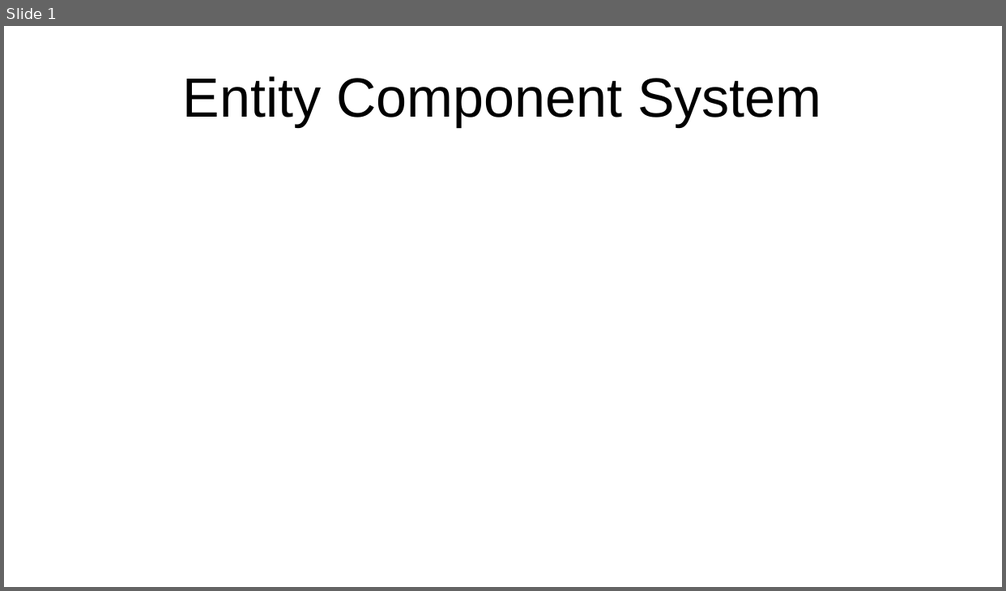
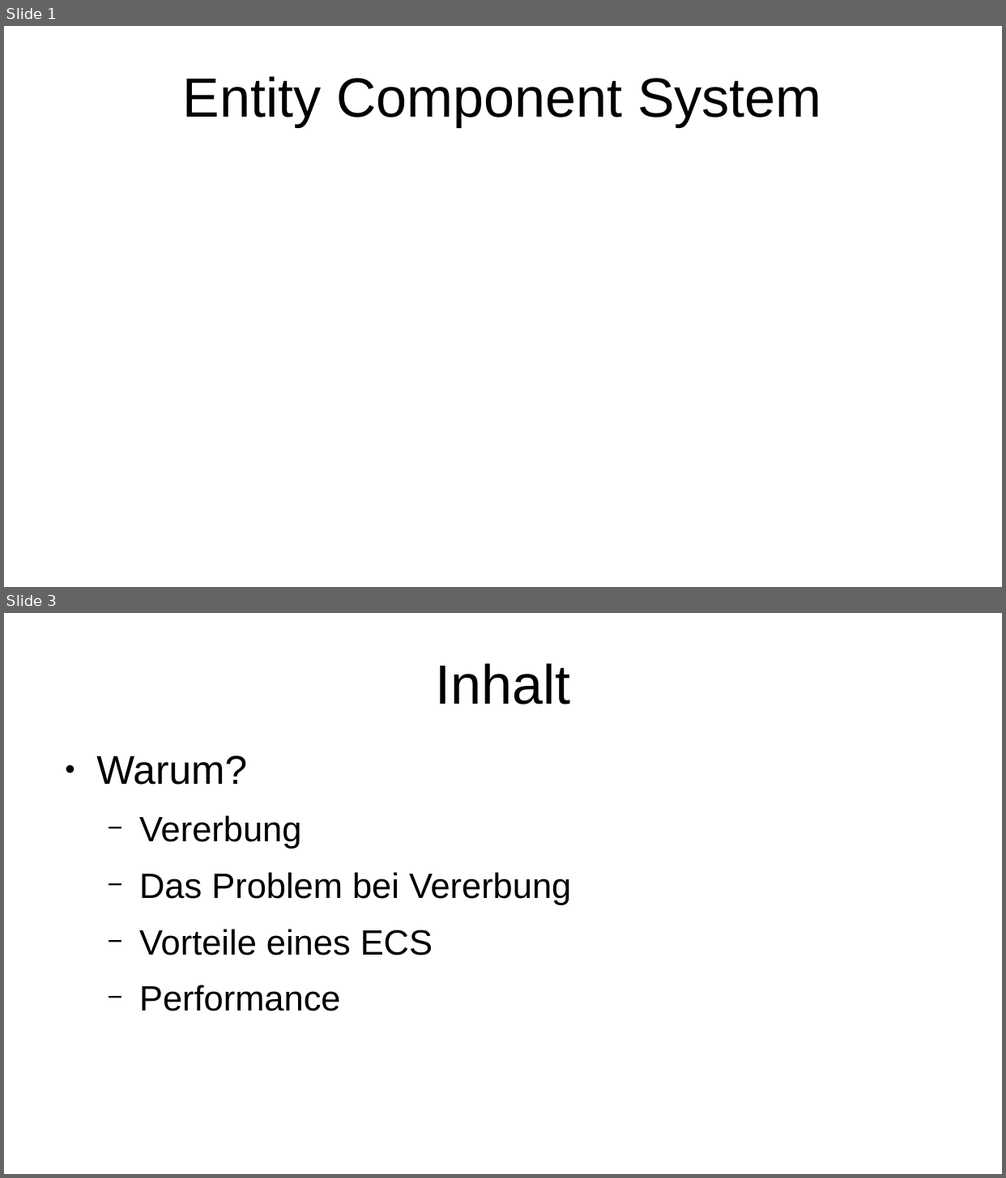
Before and after one commit to AcaciusFaelan/ecs, a slide deck: doc/ecs_presentation.odp. Shown one above the other, each under a label of ours: slide 1 before the commit, slides 1 and 3 after it; the slides between them are not shown. The pictures are 1006x591 and 1006x1178 pixels, drawn with LibreOffice and Linux fonts; fonts in the diff are those of the drawing. Boxes give left, top, right and bottom in pixels: in the first picture for what was removed or moved away, otherwise in the second. Text is boxed around its words. In the diff, an @@ line names an element or a change of style, - is before the commit and + after.

```diff
--- a/doc/ecs_presentation.odp
+++ b/doc/ecs_presentation.odp
@@ slide 3 added at [4, 613, 1002, 1174], background #FFFFFF @@
@@ title added at [435, 663, 570, 705], 44 pt, text #000000 @@
+Inhalt
@@ text added at [96, 756, 571, 1012], 28 pt, text #000000 @@
+● Warum?
+  − Vererbung
+  − Das Problem bei Vererbung
+  − Vorteile eines ECS
+  − Performance
```
Also in this commit, not shown: 1 slide changed, 15 other slides added, 1 slide removed, 6 other files.
